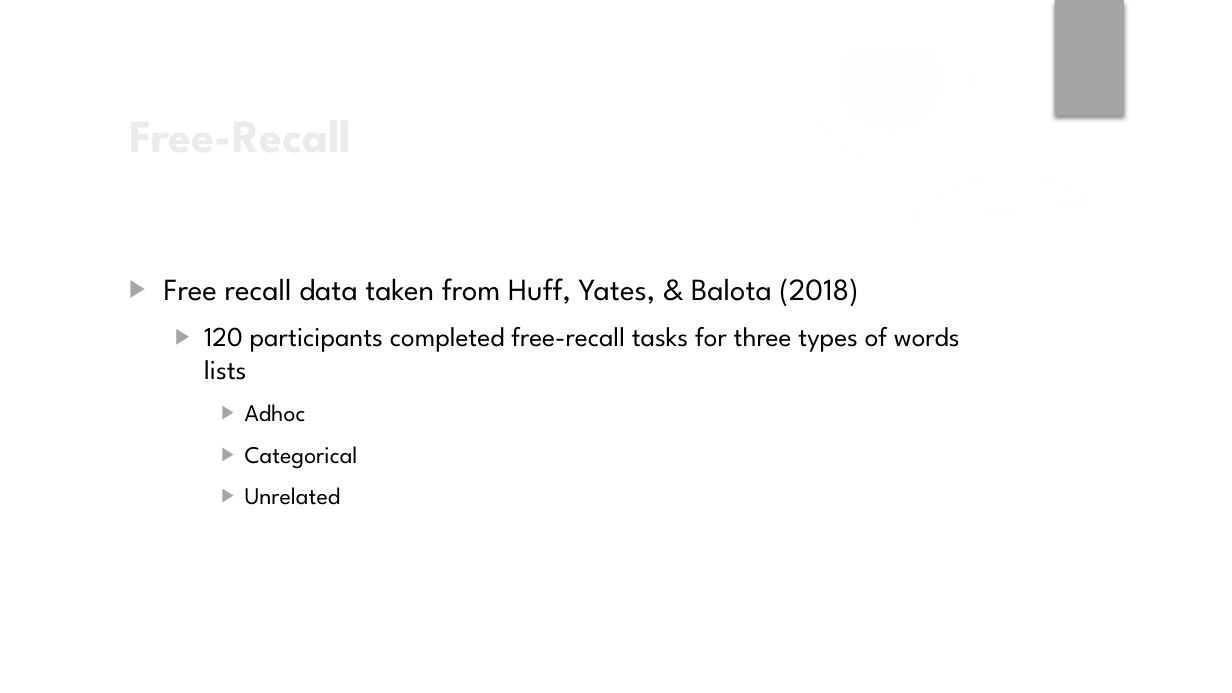
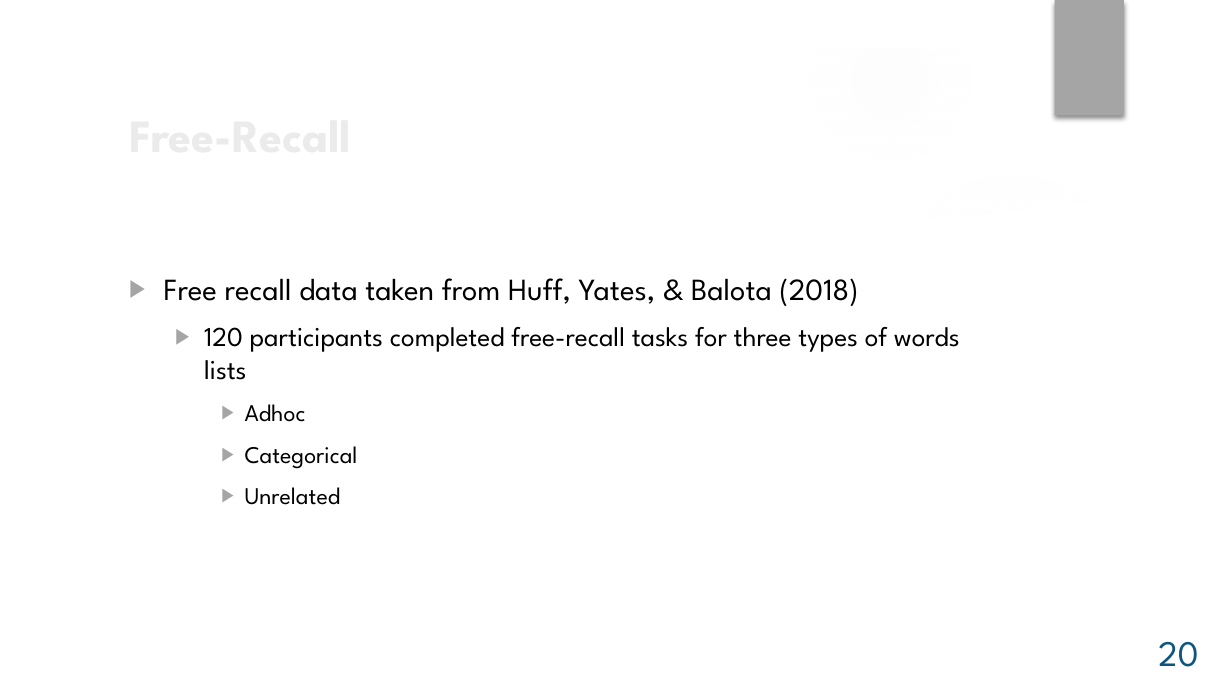
Before and after one commit to npm27/lrd-analysis, a slide deck: slide 20 of Presentations/Grad Symposium 21.pptx (slide 17 before the commit). Drawn at 1232x693 pixels with LibreOffice and Linux fonts; fonts in the diff are those of the drawing; background and template pictures are left out. Boxes give left, top, right and bottom in pixels: in the first picture for what was removed or moved away, otherwise in the second. Text is boxed around its words. In the diff, an @@ line names an element or a change of style, - is before the commit and + after.

```diff
--- a/Presentations/Grad Symposium 21.pptx
+++ b/Presentations/Grad Symposium 21.pptx
@@ page number added at (1158,642,1198,667), 21 pt, text #0E5580 @@
+20
```
Also in this commit, not shown: 15 other slides changed, 7 slides added, 6 slides removed.
